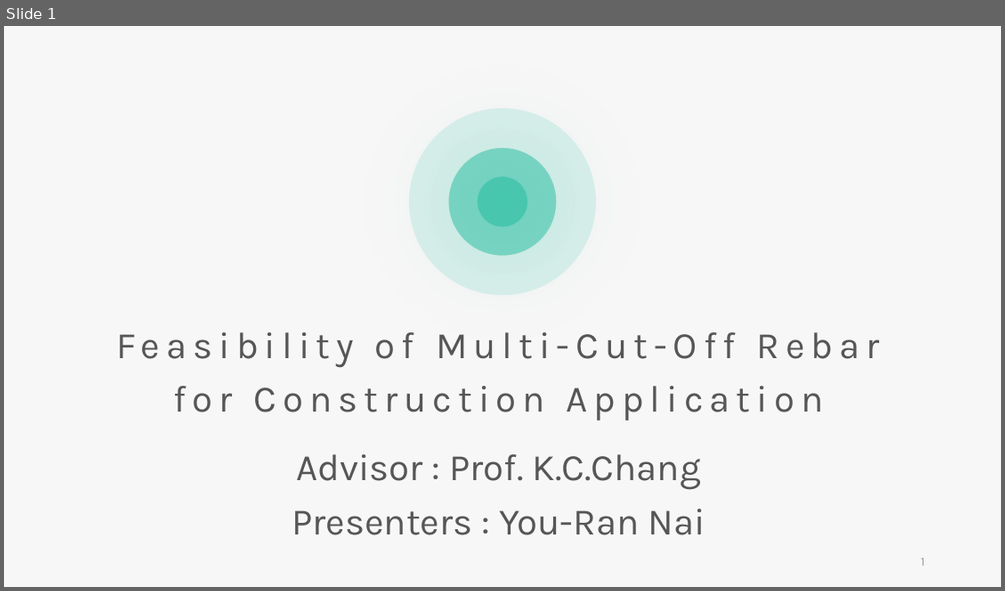
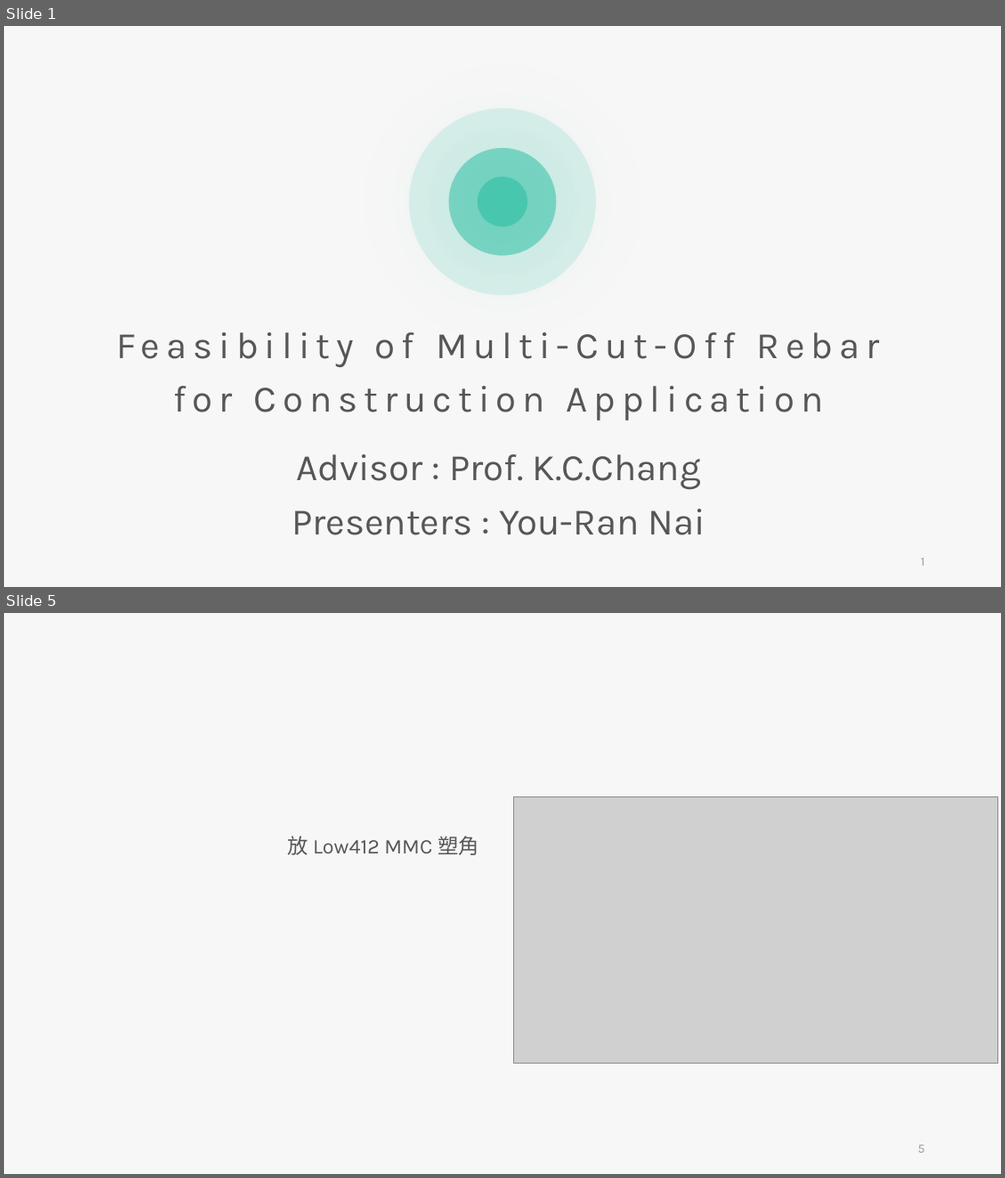
Before and after one commit to skyran1278/thesis, a slide deck: Meeting/20190531 Meeting/20190531 Meeting.pptx. Shown one above the other, each under a label of ours: slide 1 before the commit, slides 1 and 5 after it; the slides between them are not shown. The pictures are 1005x591 and 1005x1178 pixels, drawn with LibreOffice and Linux fonts; fonts in the diff are those of the drawing; grey boxes stand for pictures. Boxes give left, top, right and bottom in pixels: in the first picture for what was removed or moved away, otherwise in the second. Text is boxed around its words. In the diff, an @@ line names an element or a change of style, - is before the commit and + after.

```diff
--- a/Meeting/20190531 Meeting/20190531 Meeting.pptx
+++ b/Meeting/20190531 Meeting/20190531 Meeting.pptx
@@ slide 5 added at bbox=[4, 613, 1001, 1174], background #F7F7F7 @@
@@ picture added at bbox=[514, 797, 998, 1063] @@
@@ text added at bbox=[287, 835, 479, 855], 20 pt, text #565656 @@
+放 Low412 MMC 塑角
@@ page number added at bbox=[918, 1144, 925, 1152], 12 pt, text #9A9A9A @@
+5
```
Also in this commit, not shown: 4 slides changed, 5 other slides added, 5 other files.
